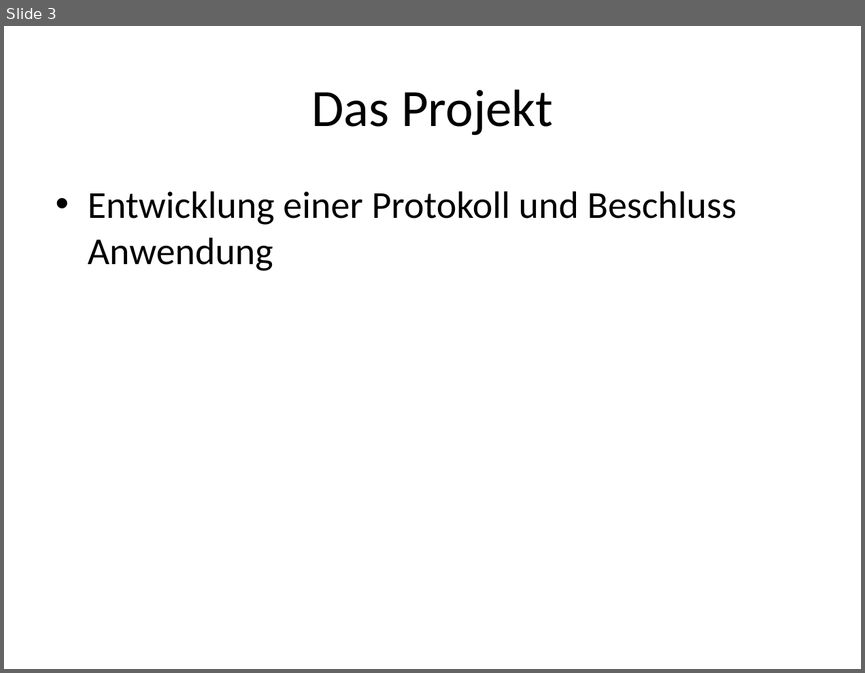
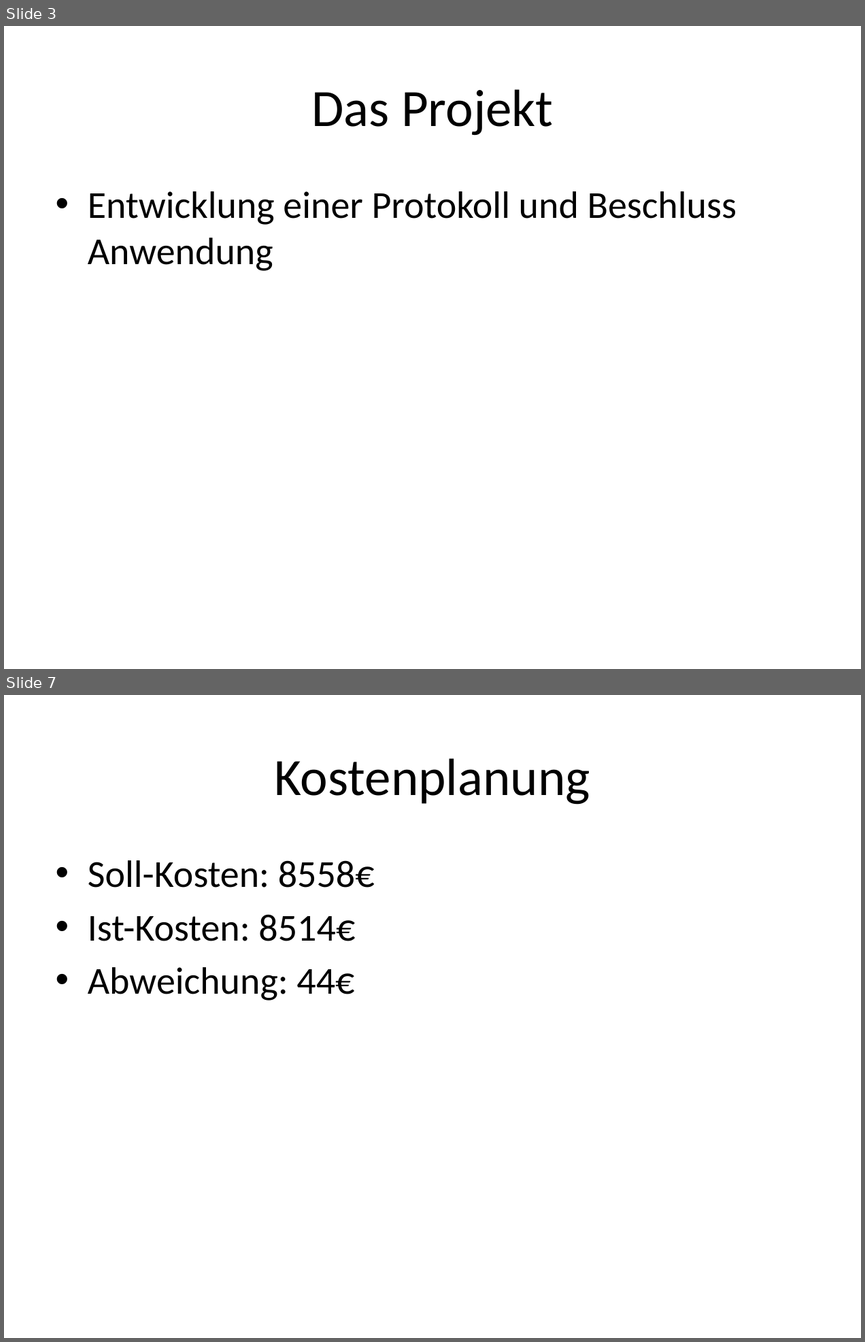
Before and after one commit to Dusty0071/OberstufenProjekt, a slide deck: Präsentation/FIA63Gruppe#3.pptx. Shown one above the other, each under a label of ours: slide 3 before the commit, slides 3 and 7 after it; the slides between them are not shown. The pictures are 865x673 and 865x1342 pixels, drawn with LibreOffice and Linux fonts; fonts in the diff are those of the drawing. Boxes give left, top, right and bottom in pixels: in the first picture for what was removed or moved away, otherwise in the second. Text is boxed around its words. In the diff, an @@ line names an element or a change of style, - is before the commit and + after.

```diff
--- a/Präsentation/FIA63Gruppe#3.pptx
+++ b/Präsentation/FIA63Gruppe#3.pptx
@@ slide 7 added at <box>4,695,861,1338</box>, background #FFFFFF @@
@@ title added at <box>274,758,590,804</box>, 44 pt, text #000000 @@
+Kostenplanung
@@ text added at <box>88,860,375,1000</box>, 32 pt, text #000000 @@
+• Soll-Kosten: 8558€
+• Ist-Kosten: 8514€
+• Abweichung: 44€
```
Also in this commit, not shown: 3 other slides added, 2 other files.
